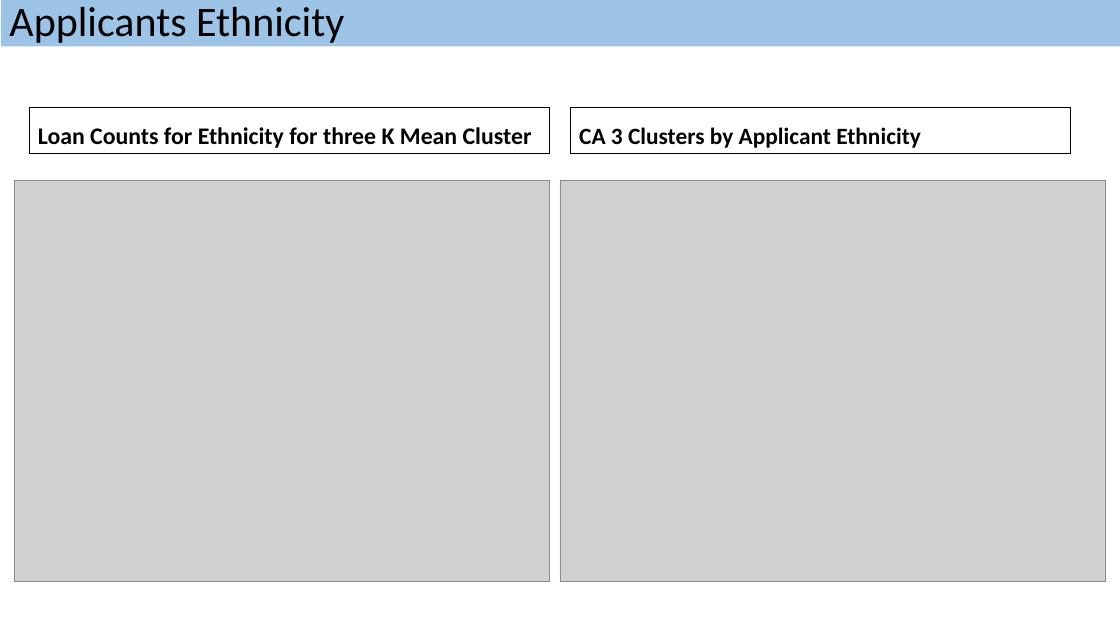
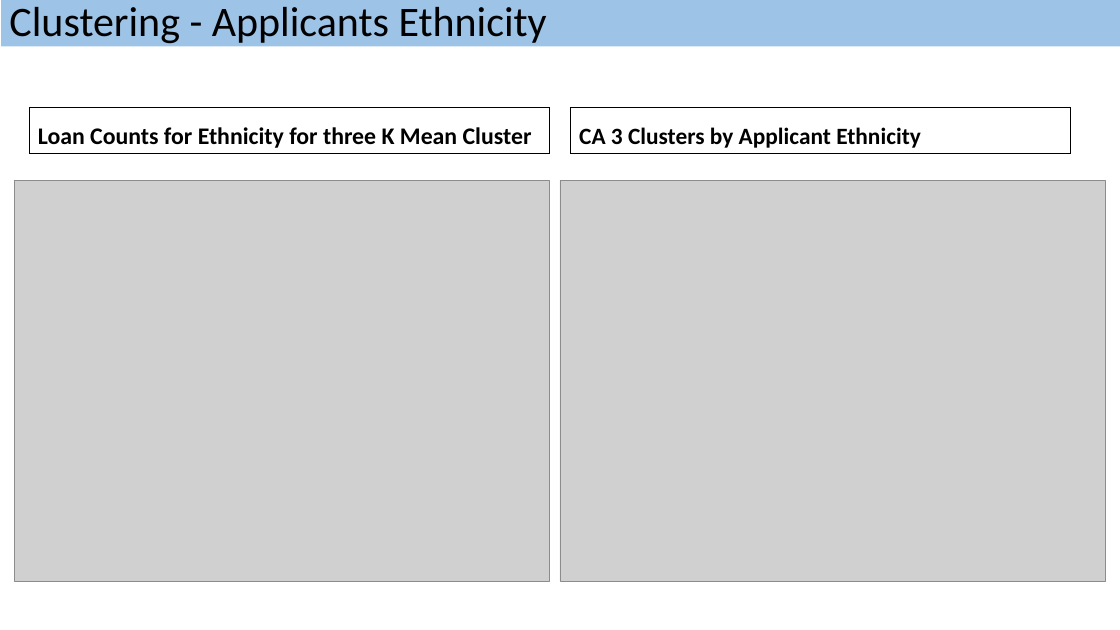
Before and after one commit to saurabhspundir/MortgageCustomerSegmentation, a slide deck: slide 15 of MortgageCustomerSegmentationSlides.pptx (slide 8 before the commit). Drawn at 1120x630 pixels with LibreOffice and Linux fonts; fonts in the diff are those of the drawing; grey boxes stand for pictures. Boxes give left, top, right and bottom in pixels: in the first picture for what was removed or moved away, otherwise in the second. Text is boxed around its words. In the diff, an @@ line names an element or a change of style, - is before the commit and + after.

```diff
--- a/MortgageCustomerSegmentationSlides.pptx
+++ b/MortgageCustomerSegmentationSlides.pptx
@@ text in rectangle at box(9, 7, 547, 47): text changed @@
-Applicants Ethnicity
+Clustering - Applicants Ethnicity
```
Also in this commit, not shown: 8 other slides changed, 7 slides added.
